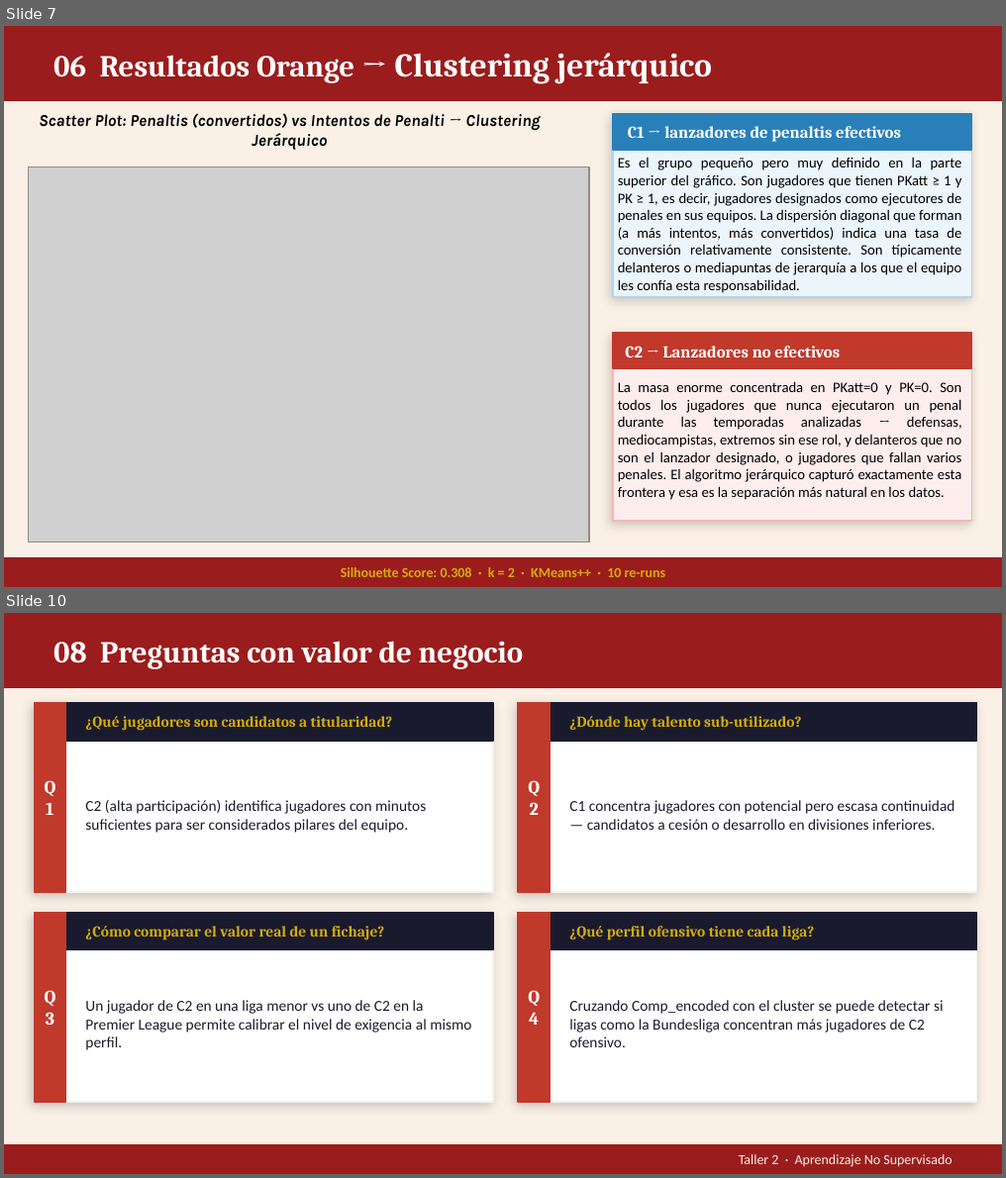
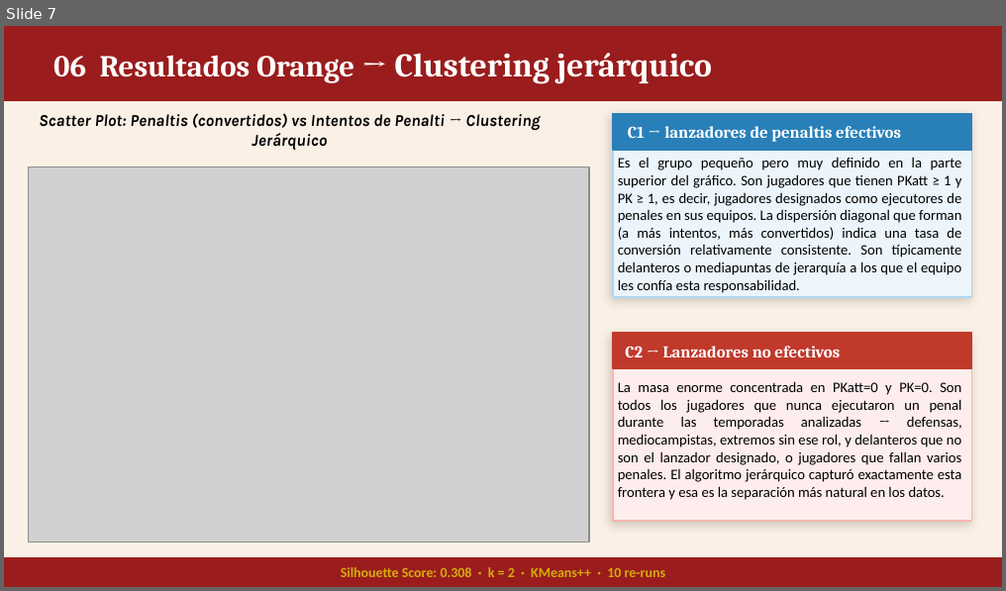
Before and after one commit to SebasMartinez21/Aprendizaje_no_supervisado_Mineria, a slide deck: Presentacion Clustering Futbol Europeo.pptx. Shown one above the other, each under a label of ours: slides 7 and 10 before the commit, slide 7 after it; the slides between them are not shown. The pictures are 1006x1178 and 1006x591 pixels, drawn with LibreOffice and Linux fonts; fonts in the diff are those of the drawing; grey boxes stand for pictures. Boxes give left, top, right and bottom in pixels: in the first picture for what was removed or moved away, otherwise in the second. Text is boxed around its words. In the diff, an @@ line names an element or a change of style, - is before the commit and + after.

```diff
--- a/Presentacion Clustering Futbol Europeo.pptx
+++ b/Presentacion Clustering Futbol Europeo.pptx
@@ slide 10 removed at [4,613,1002,1174], background #FAF0E6 @@
@@ rectangle removed at [4,613,1002,688] @@
@@ text removed at [54,641,524,669] @@
-08 Preguntas con valor de negocio
@@ rectangle removed at [34,703,493,892] @@
@@ rectangle removed at [34,703,493,741] @@
@@ rectangle removed at [34,703,65,892] @@
@@ text removed at [85,716,393,731] @@
-¿Qué jugadores son candidatos a titularidad?
@@ rectangle removed at [518,703,977,892] @@
@@ rectangle removed at [518,703,977,741] @@
@@ rectangle removed at [518,703,549,892] @@
@@ text removed at [569,716,801,731] @@
-¿Dónde hay talento sub-utilizado?
@@ text removed at [34,776,65,819] @@
-Q1
@@ text removed at [518,776,549,819] @@
-Q2
@@ text removed at [85,800,426,833] @@
-C2 (alta participación) identifica jugadores con minutos suficientes para ser considerados pilares del equipo.
@@ text removed at [569,800,954,830] @@
-C1 concentra jugadores con potencial pero escasa continuidad — candidatos a cesión o desarrollo en divisiones inferiores.
@@ rectangle removed at [34,912,493,1102] @@
@@ rectangle removed at [34,912,493,951] @@
@@ rectangle removed at [34,912,65,1102] @@
@@ text removed at [85,926,385,941] @@
-¿Cómo comparar el valor real de un fichaje?
@@ rectangle removed at [518,912,977,1102] @@
@@ rectangle removed at [518,912,977,951] @@
@@ rectangle removed at [518,912,549,1102] @@
@@ text removed at [569,926,814,941] @@
-¿Qué perfil ofensivo tiene cada liga?
@@ text removed at [34,986,65,1028] @@
-Q3
@@ text removed at [518,986,549,1028] @@
-Q4
@@ text removed at [85,1000,471,1051] @@
-Un jugador de C2 en una liga menor vs uno de C2 en la Premier League permite calibrar el nivel de exigencia al mismo perfil.
@@ text removed at [569,1000,944,1048] @@
-Cruzando Comp_encoded con el cluster se puede detectar si ligas como la Bundesliga concentran más jugadores de C2 ofensivo.
@@ rectangle removed at [4,1145,1002,1173] @@
@@ text removed at [739,1155,951,1167] @@
-Taller 2 · Aprendizaje No Supervisado
```
Also in this commit, not shown: 4 slides changed, 2 slides added, 3 other files.
